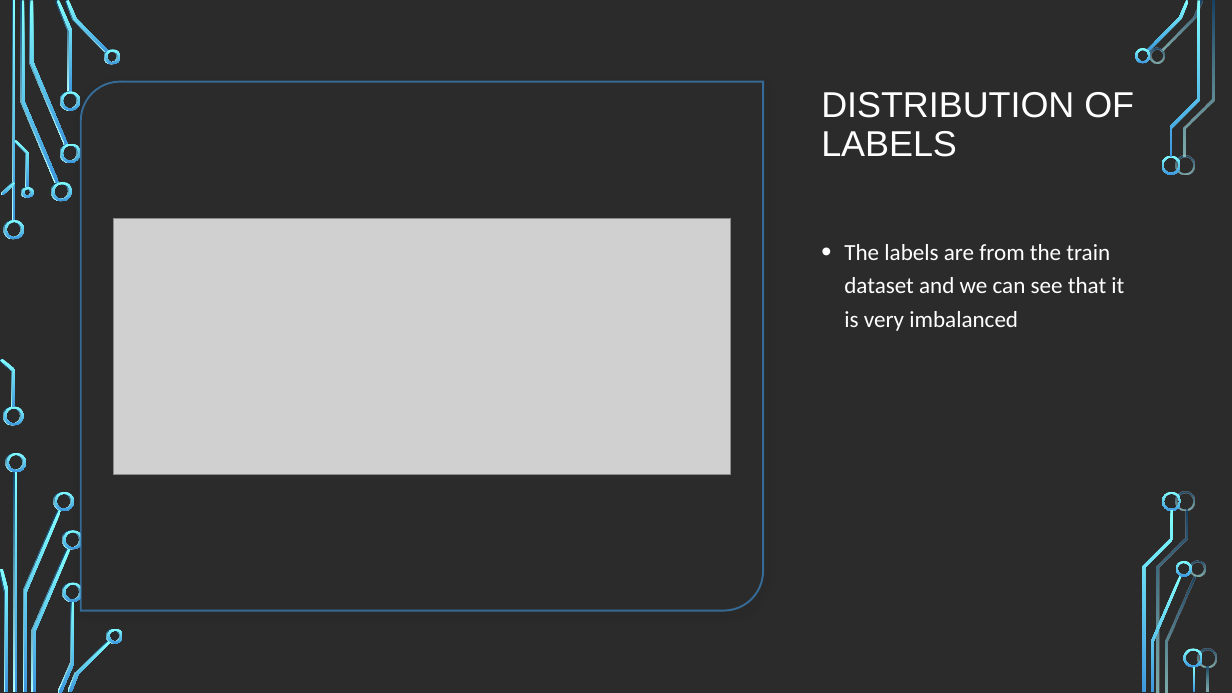
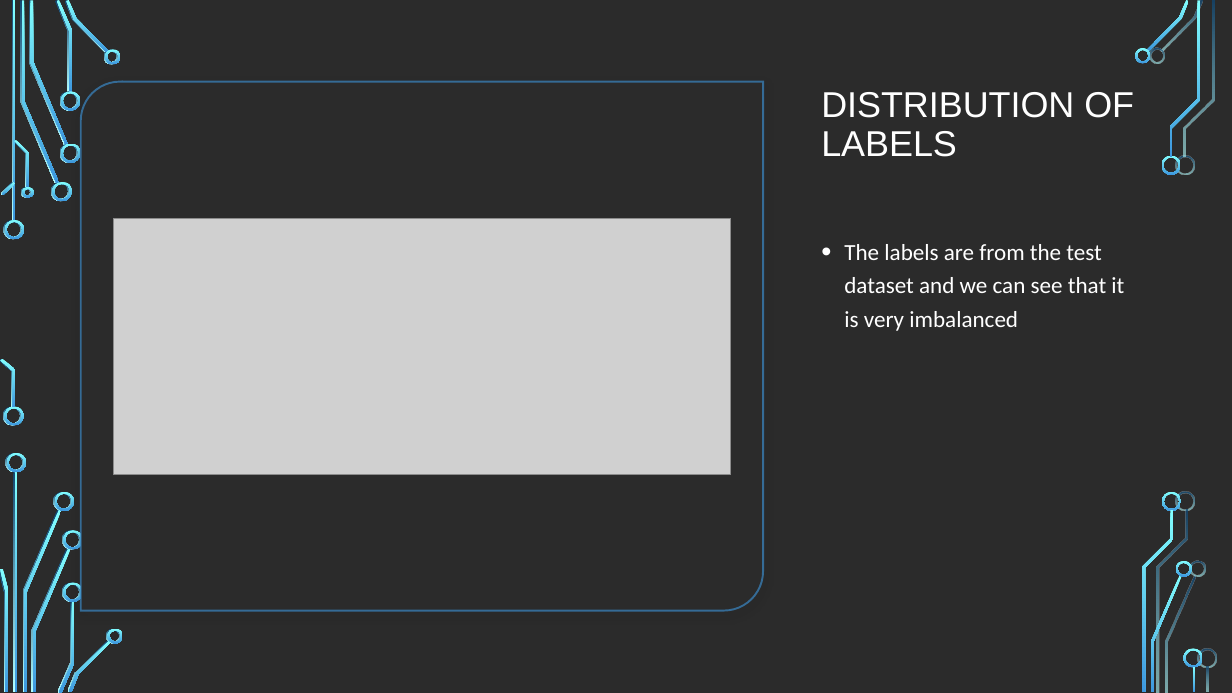
Before and after one commit to ktym1/3253_group, a slide deck: slide 5 of 3253 Project Presentation.pptx. Drawn at 1232x693 pixels with LibreOffice and Linux fonts; fonts in the diff are those of the drawing; grey boxes stand for pictures; background and template pictures are left out; a plain dark background stands for a picture behind light text. Boxes give left, top, right and bottom in pixels: in the first picture for what was removed or moved away, otherwise in the second. Text is boxed around its words. In the diff, an @@ line names an element or a change of style, - is before the commit and + after.

Commit message:
Corrected a typo

```diff
--- a/3253 Project Presentation.pptx
+++ b/3253 Project Presentation.pptx
@@ text at box(844, 244, 1124, 331): text changed @@
-• The labels are from the train dataset and we can see that it is very imbalanced
+• The labels are from the test dataset and we can see that it is very imbalanced
```
Also in this commit, not shown: 1 other slide changed.
